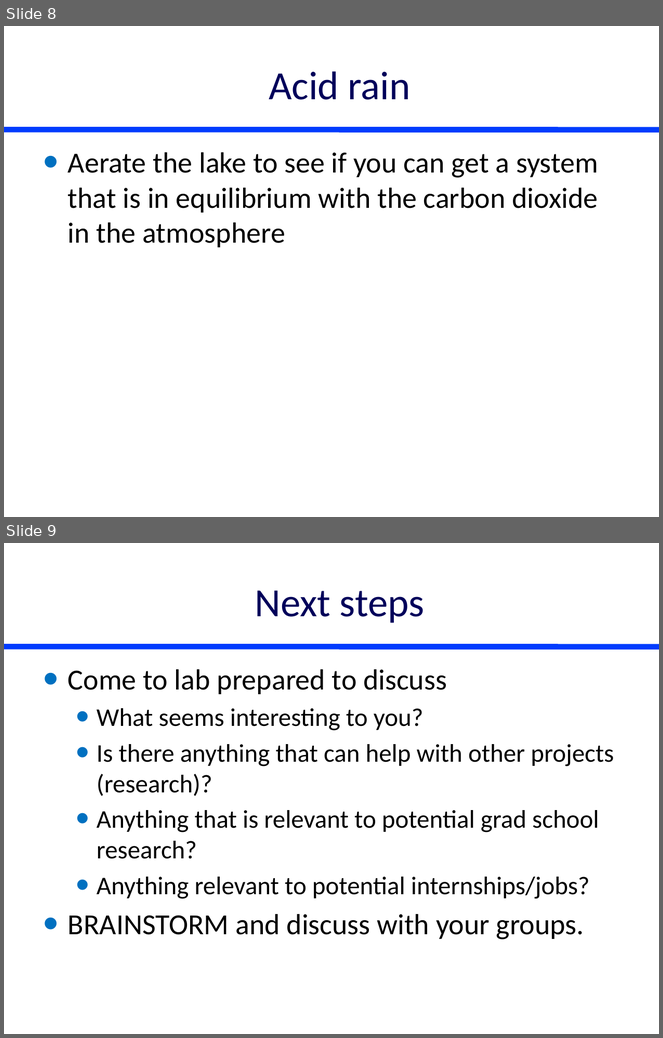
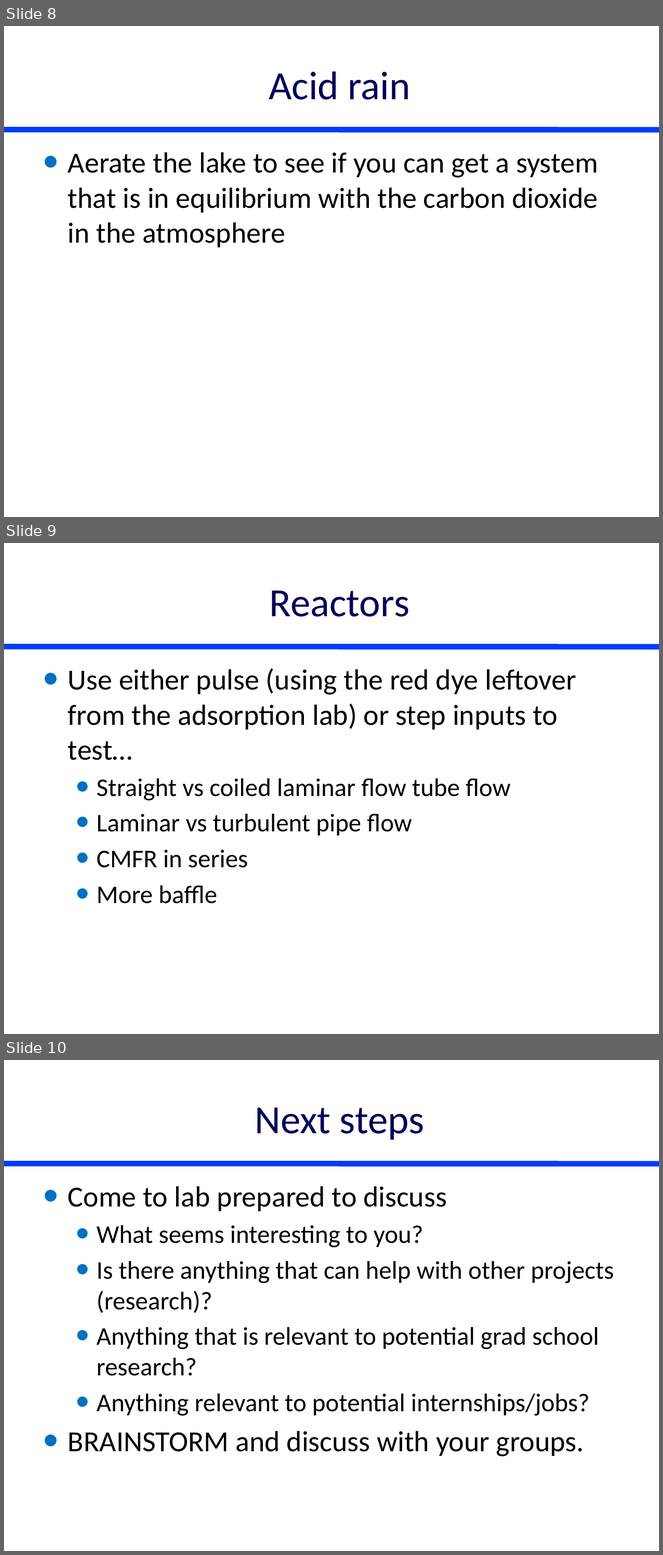
Before and after one commit to monroews/CEE4530, a slide deck: website/pptx/Project_Ideas.pptx. Shown one above the other, each under a label of ours: slides 8 and 9 before the commit, slides 8, 9 and 10 after it. The pictures are 663x1038 and 663x1555 pixels, drawn with LibreOffice and Linux fonts; fonts in the diff are those of the drawing. Boxes give left, top, right and bottom in pixels: in the first picture for what was removed or moved away, otherwise in the second. Text is boxed around its words. In the diff, an @@ line names an element or a change of style, - is before the commit and + after.

```diff
--- a/website/pptx/Project_Ideas.pptx
+++ b/website/pptx/Project_Ideas.pptx
@@ slide 9 added at [4, 543, 659, 1034], background #FFFFFF; not listed: 1 template element that a slide beside it also shows @@
@@ title added at [270, 590, 410, 617], 44 pt, text #00005A @@
+Reactors
@@ text added at [68, 668, 577, 904], 28 pt, text #000000 @@
+• Use either pulse (using the red dye leftover from the adsorption lab) or step inputs to test…
+  • Straight vs coiled laminar flow tube flow
+  • Laminar vs turbulent pipe flow
+  • CMFR in series
+  • More baffle
@@ what was slide 9 is now slide 10 @@
```
Also in this commit, not shown: 2 slides changed, 41 other files.
